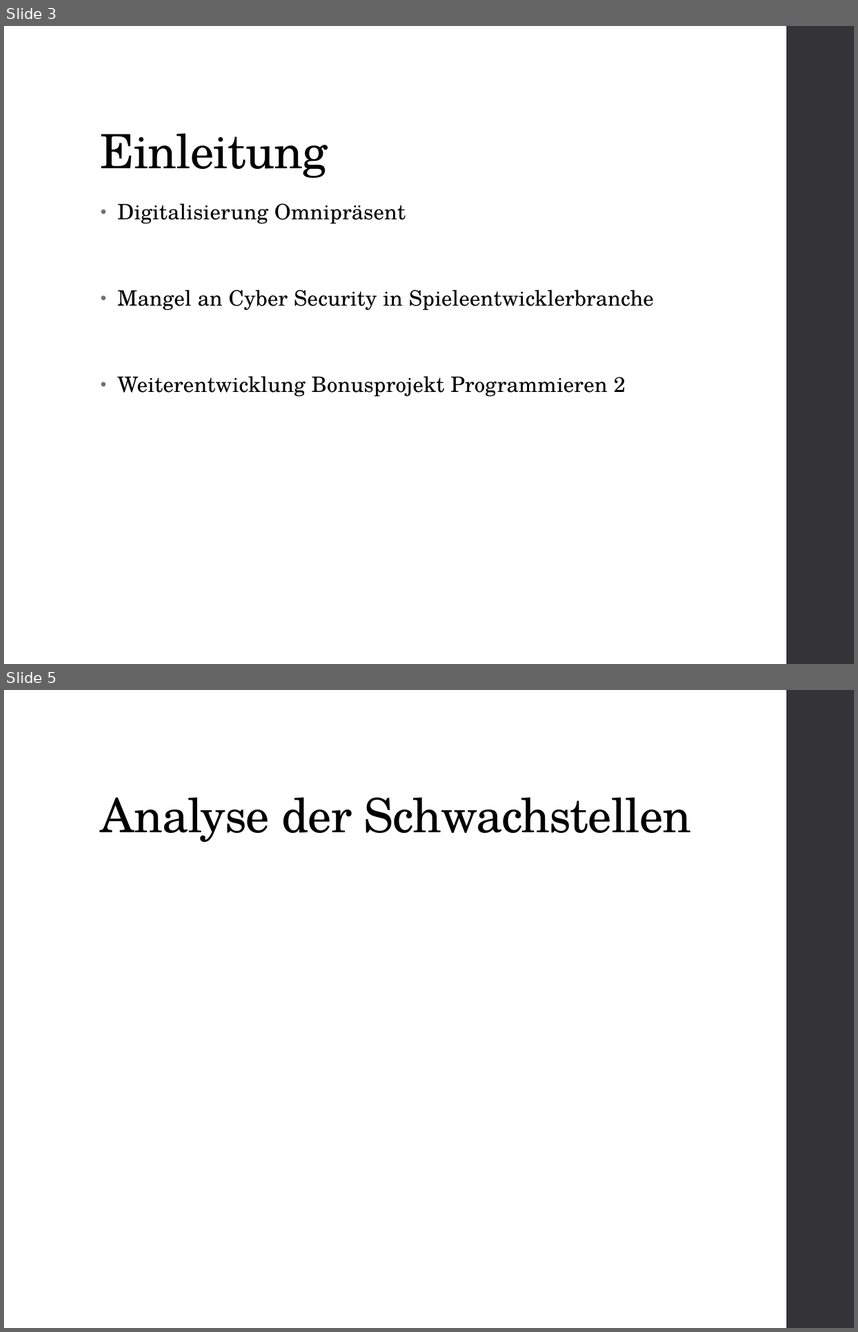
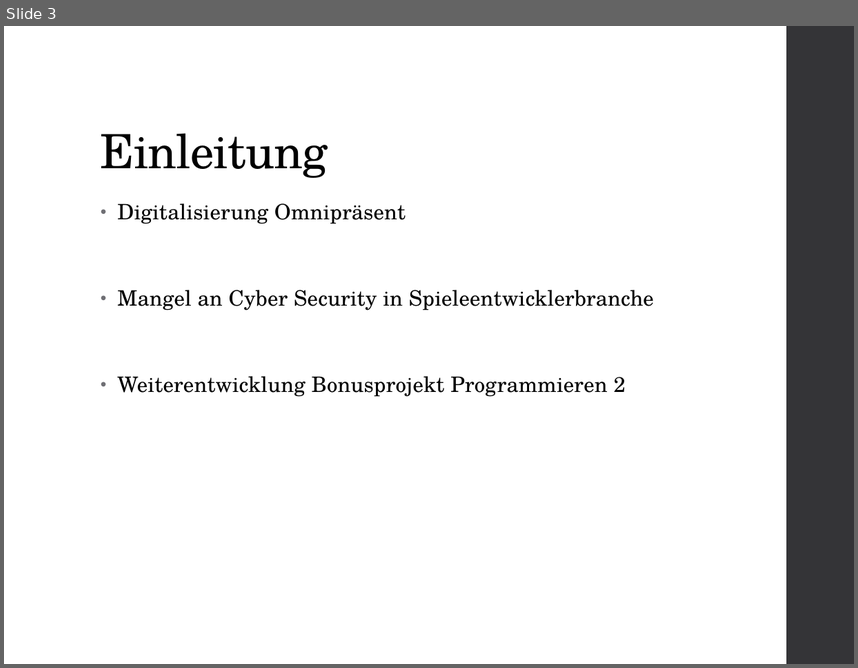
Before and after one commit to hagengruber/chess_server_strong, a slide deck: Chess Server.pptx. Shown one above the other, each under a label of ours: slides 3 and 5 before the commit, slide 3 after it; the slides between them are not shown. The pictures are 858x1332 and 858x668 pixels, drawn with LibreOffice and Linux fonts; fonts in the diff are those of the drawing. Boxes give left, top, right and bottom in pixels: in the first picture for what was removed or moved away, otherwise in the second. Text is boxed around its words. In the diff, an @@ line names an element or a change of style, - is before the commit and + after.

```diff
--- a/Chess Server.pptx
+++ b/Chess Server.pptx
@@ slide 5 removed at [4, 690, 854, 1328], background #FFFFFF; not listed: 1 template element that a slide beside it also shows @@
@@ title removed at [101, 797, 692, 842] @@
-Analyse der Schwachstellen
```
Also in this commit, not shown: 6 slides added, 3 other slides removed.
